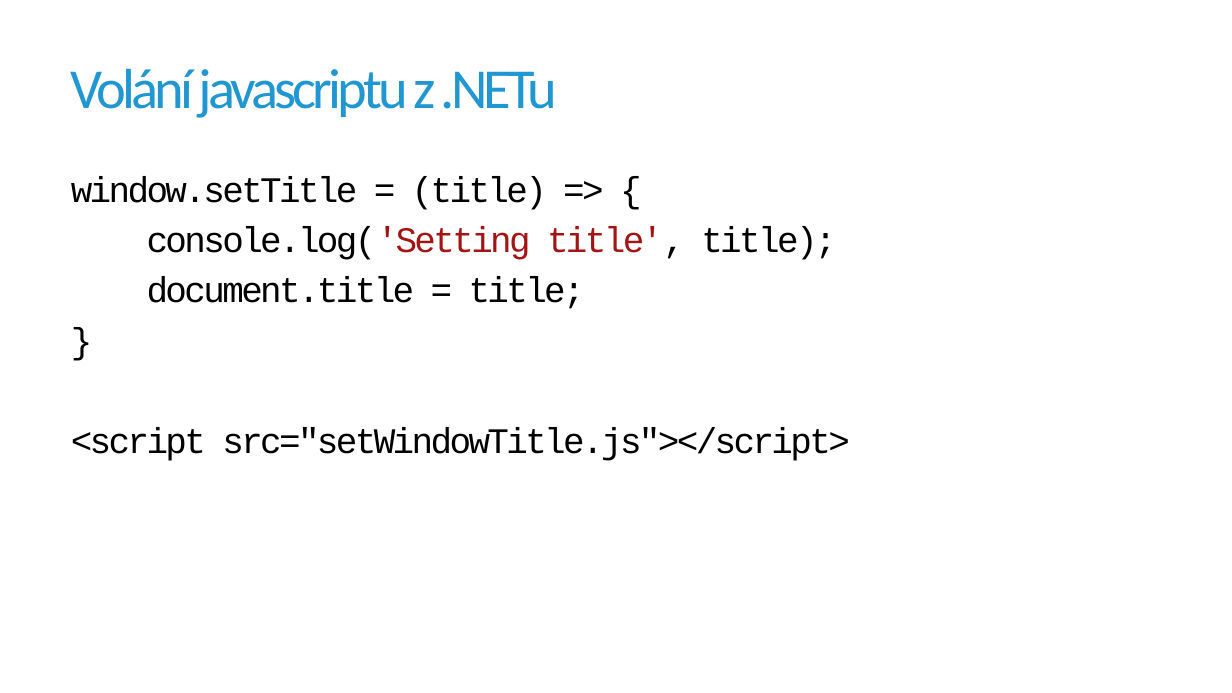
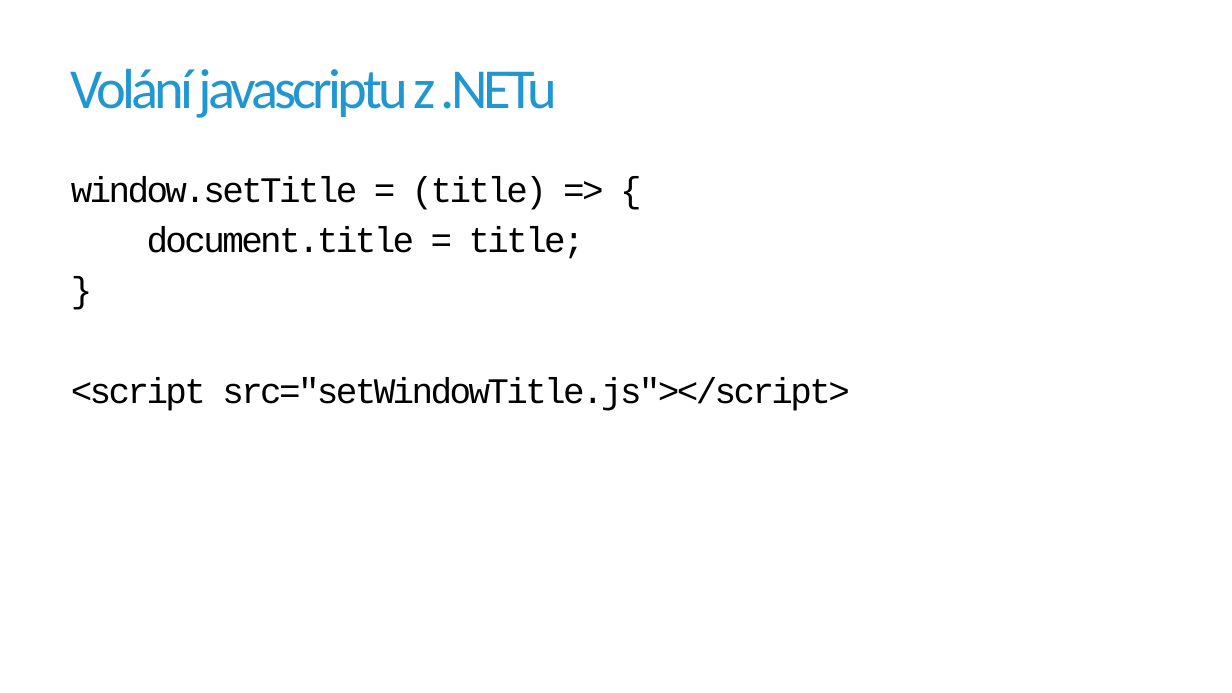
Before and after one commit to jirikanda/BlazorDemos, a slide deck: slide 3 of Presentation/05 - Blazor - Javascript Interop.pptx. Drawn at 1232x693 pixels with LibreOffice and Linux fonts; fonts in the diff are those of the drawing; background and template pictures are left out. Boxes give left, top, right and bottom in pixels: in the first picture for what was removed or moved away, otherwise in the second. Text is boxed around its words. In the diff, an @@ line names an element or a change of style, - is before the commit and + after.

```diff
--- a/Presentation/05 - Blazor - Javascript Interop.pptx
+++ b/Presentation/05 - Blazor - Javascript Interop.pptx
@@ text at (147,227,836,260): paragraph removed @@
-console.log('Setting title', title);
```
Also in this commit, not shown: 1 other slide changed, 2 other files.
